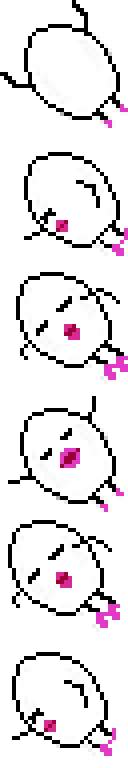
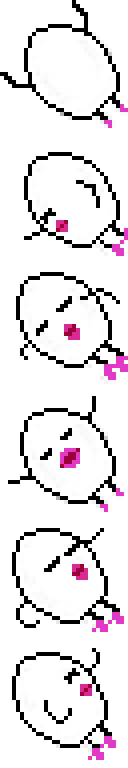
Layer changes from the first 128 × 768 image to the second:
painted on "Fondo" over [8,520,124,760]
